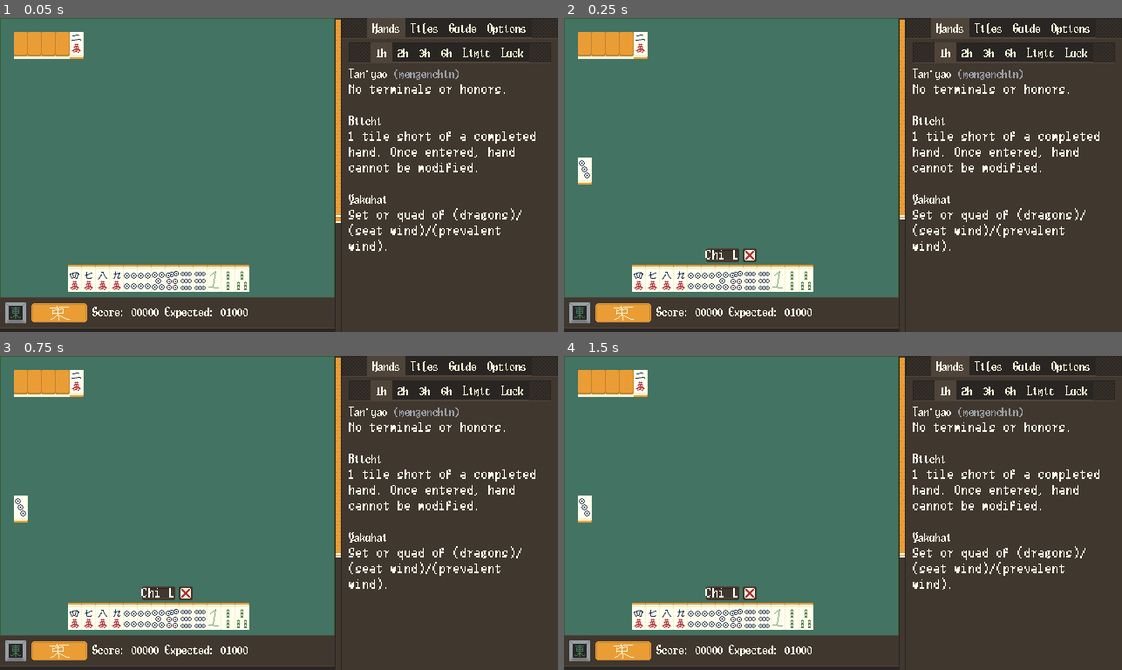
Above: before the commit, frames 1-4 (two rows, left to right).
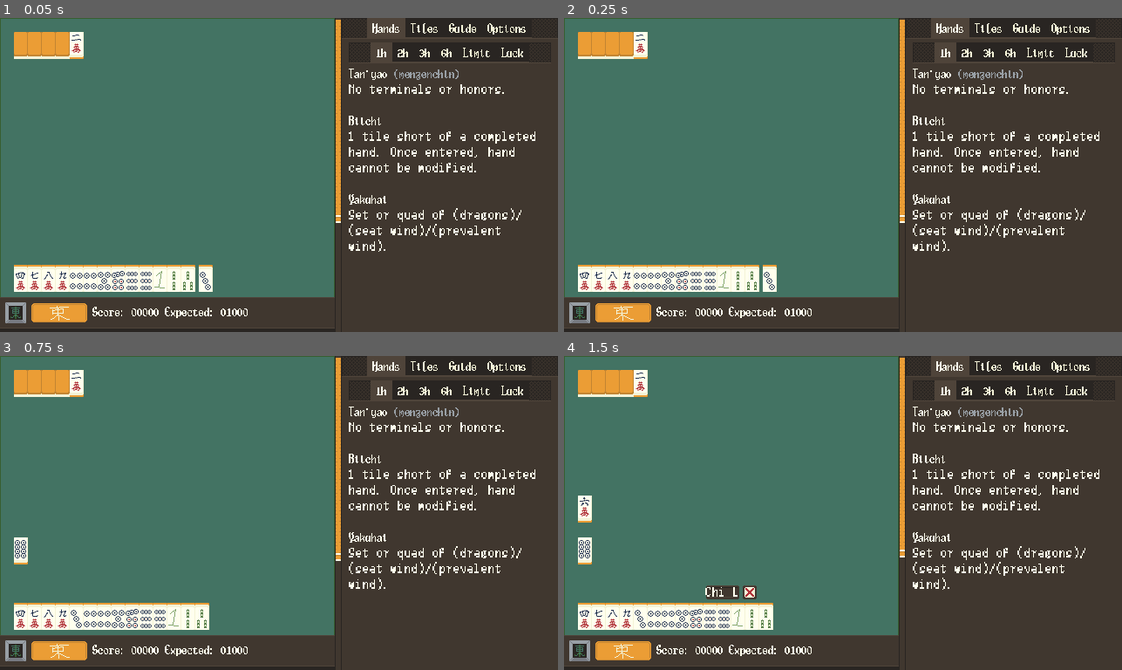
Above: after the commit, the same moments.

Repository: nanahyakuman/ultimahjong
Game: Godot game, scene res://root.tscn
The game is run twice, just before and just after one commit, with the same random seed, the same clock (stepped at 60 frames per second) and the same inputs.
Inputs (mouse positions are in pixels of both pictures, inside the frame that each line leads up to):
- Up to frame 1 (0.05 s): no input
- Up to frame 2 (0.25 s): no input
- Up to frame 3 (0.75 s): tap Enter at 0.5 s; drag from (22, 384) to (334, 443) at 0.52 s
- Up to frame 4 (1.5 s): tap Space at 1.25 s; drag from (597, 384) to (815, 575) at 1.27 s

The runs differ from the first frame. In frame 1, 2.2% of the frame differs, in the area x 2-91%, y 23-88%; in frame 2, 2.8%; in frame 3, 3.0%; in frame 4, 2.6%.

Commit message:
calls and logic rework to pivot off 'await's

Diff:
--- a/CallGraphic.gd
+++ b/CallGraphic.gd
@@ -24,9 +24,9 @@
 	# clicking
 	if event is InputEventMouseButton:
 		if event.button_index == MOUSE_BUTTON_LEFT and event.pressed:
+			mahjong_manager.call_graphic_clicked(bitmask,_tiles_involved)
 			calls.enable_calls(0, {})
 			_on_mouse_exited()
-			mahjong_manager.call_graphic_clicked(bitmask)
 
 
 # tells the hand to tell relevant tiles to highlight themselves
--- a/Grouping.gd
+++ b/Grouping.gd
@@ -7,4 +7,4 @@
 
 func _init(typ: int, ts: Array):
 	type = typ
-	tiles = ts
+	tiles = ts.duplicate()
--- a/MTile.gd
+++ b/MTile.gd
@@ -36,8 +36,11 @@
 		val = (((value + 1) - 1) % 9) + 1
 	return MTile.gen_id(suit, val)
 
-static func gen_id(s: int, v:int):
+static func gen_id(s: int, v: int):
 	return s * 100 + v * 1
 
+static func gen_order(t: MTile):
+	return gen_id(t.suit,t.value) * 10 - int(t.aka)
+
 static func tile_compare(a:MTile, b:MTile):
-	return a.get_id() < b.get_id()
+	return gen_order(a) < gen_order(b)
--- a/MahjongManager.gd
+++ b/MahjongManager.gd
@@ -21,10 +21,14 @@
 
 enum WINDS {EAST, SOUTH, WEST, NORTH}
 var prevalent_wind = -1 # incremented at start of round
-var seat_wind = -1
+var seat_wind = -3
 
 enum {STATE_ACTIONABLE, STATE_ANIMATING, STATE_CALLS}
 var state = STATE_ACTIONABLE
+#  i dont like this being global but its the easist way to make
+# this work
+var remaining_opp_discards
+
 
 func _ready():
 	await get_tree().process_frame
@@ -35,9 +39,7 @@
 	increment_winds()
 
 	init_wall()
-
 	draw_hand()
-	draw_tile()
 
 	gui_manager.update_discard([])
 	gui_manager.update_opp_discard([])
@@ -47,9 +49,10 @@
 
 	gui_manager.update_wall_count(wall.size())
 
+	start_rotation((4-seat_wind)%4)
 
 func increment_winds():
-	seat_wind += 1
+	seat_wind += 3
 	seat_wind %= 4
 	if seat_wind == 0:
 		prevalent_wind += 1
@@ -77,6 +80,8 @@
 #	hand.append(MTile.new(MTile.SUITS.SPECIAL, MTile.SPECIALS.HAKU))
 #	hand.append(MTile.new(MTile.SUITS.SPECIAL, MTile.SPECIALS.HAKU))
 #	hand.append(MTile.new(MTile.SUITS.SPECIAL, MTile.SPECIALS.HAKU))
+#	hand.append(MTile.new(MTile.SUITS.MAN, 5, false))
+#	hand.append(MTile.new(MTile.SUITS.MAN, 5, true))
 	update_hand_label()
 
 func draw_kan_dora():
@@ -89,49 +94,58 @@
 		revealed_dora_ids.append(kan_dora[i].get_dora_id())
 	TileGraphicKnower.update_dora_ids(revealed_dora_ids)
 
-func draw_tile():
-	await do_opp_discard()
-
+
+##  this is dopey but `start_rotation` calls `do_opp_discard`,
+## which recursively calls either itself or `do_tsumo` or "do_post_call_discard`
+## depending on if calls are made.
+func start_rotation(discard_override = null):
+	remaining_opp_discards = discard_override if discard_override != null else OPPONENT_DISCARDS
+	do_opp_discard()
+
+func do_tsumo():
+	state = STATE_ACTIONABLE
 	tsumo = wall.pop_back()
 	gui_manager.update_tsumo([tsumo])
 
+func do_post_call_discard():
+	state = STATE_ACTIONABLE
+
+
+#  discard 1 tile, prompt calls if appropriate, recurse/go to player
+# draw if not
+func do_opp_discard():
+	if remaining_opp_discards == 0:
+		do_tsumo()
+		return
+	remaining_opp_discards -= 1
+
+	state = STATE_ANIMATING
+	await get_tree().create_timer(.2).timeout
+
+	var disc = wall.pop_back()
+	opp_discard.append(disc)
+	gui_manager.update_opp_discard(opp_discard)
 	gui_manager.update_wall_count(wall.size())
 
-# stalls gameplay, animating in tiles and also prompting calls
-func do_opp_discard():
-	state = STATE_ANIMATING
-
-	await get_tree().create_timer(.1).timeout
-
-	for i in OPPONENT_DISCARDS:
-		var disc = wall.pop_back()
-		opp_discard.append(disc)
-		gui_manager.update_opp_discard(opp_discard)
-		gui_manager.update_wall_count(wall.size())
-
-			#  passed in and updated by `can_cpkr`. easier then
-			# retroactively searching for the tiles again (probably).
-			#  allows us to quickly highlight and lock off tiles involved
-			# in a call. note this is of `MTile,` so we still have to get the
-			# relevant tiles in hand manually
-		var tiles_involved_in_call = {}
-			#  a bitmask for what calls are legal. note chi is split into 3
-			# seperate calls depending on shape. this is kinda weird but the
-			# involved tiles are highlighted anyway so it shouldn't be that
-			# hard to udnerstand
-		var call_bitmask = can_cpkr(disc, tiles_involved_in_call)
-		if call_bitmask != 0:
-			state = STATE_CALLS
-			calls_manager.enable_calls(call_bitmask, tiles_involved_in_call)
-
-			# stall out as long as `call_graphic_clicked()` hasnt resolved.
-			# this fnctiuon is called by `CallGraphic`s.
-			while state == STATE_CALLS:
-				await get_tree().process_frame
-
-		await get_tree().create_timer(.2).timeout
-
-	state = STATE_ACTIONABLE
+	#  passed in and updated by `can_cpkr`. easier then
+	# retroactively searching for the tiles again (probably).
+	#  allows us to quickly highlight and lock off tiles involved
+	# in a call. note this is of `MTile,` so we still have to get the
+	# relevant tiles in hand manually
+	var tiles_involved_in_call = {}
+	#  a bitmask for what calls are legal. note chi is split into 3
+	# seperate calls depending on shape. this is kinda weird but the
+	# involved tiles are highlighted anyway so it shouldn't be that
+	# hard to udnerstand
+	var call_bitmask = can_cpkr(disc, tiles_involved_in_call)
+	if call_bitmask != 0:
+		#  switching state like this means that only calls are taken as
+		# input
+		state = STATE_CALLS
+		calls_manager.enable_calls(call_bitmask, tiles_involved_in_call)
+	else:
+		do_opp_discard()
+
 
 enum CALL_BITMASK {
 	NONE =		0,
@@ -225,15 +239,52 @@
 	return bitmask
 
 # called when a cpkr call is made, including passing the call
-func call_graphic_clicked(bitmask: int):
-	state = STATE_ANIMATING
+func call_graphic_clicked(bitmask: int, tiles_involved: Array):
+	if state != STATE_CALLS:
+		print("call somehow made in non-calling state. this is bad!")
+
+	var new_grouping
+	match bitmask:
+		CALL_BITMASK.NONE:
+			do_opp_discard()
+			return
+		CALL_BITMASK.TSM:
+			pass
+		CALL_BITMASK.RON:
+			pass
+		CALL_BITMASK.CHI_L:
+			new_grouping = Grouping.new(Grouping.RUN, tiles_involved)
+		CALL_BITMASK.CHI_M:
+			new_grouping = Grouping.new(Grouping.RUN, tiles_involved)
+		CALL_BITMASK.CHI_R:
+			new_grouping = Grouping.new(Grouping.RUN, tiles_involved)
+		CALL_BITMASK.PON:
+			new_grouping = Grouping.new(Grouping.SET, tiles_involved)
+		CALL_BITMASK.KAN:
+			new_grouping = Grouping.new(Grouping.SET, tiles_involved)
+
+	if new_grouping is Grouping:
+		for t in new_grouping.tiles:
+			for th in hand:
+				if th.get_id() == t.get_id():
+					hand.erase(th)
+					break
+
+		new_grouping.tiles.append(opp_discard.pop_back())
+		new_grouping.tiles.sort_custom(Callable(MTile, "tile_compare"))
+		called_hand = [new_grouping] + called_hand
+		gui_manager.update_opp_discard(opp_discard)
+		gui_manager.update_hand(hand)
+		gui_manager.update_made_calls(called_hand)
+
+	do_post_call_discard()
 
 # right click to close call menu
 func _input(event):
 	if state == STATE_CALLS:
 		if event is InputEventMouseButton:
 			if event.button_index == MOUSE_BUTTON_RIGHT and event.pressed:
-				call_graphic_clicked(CALL_BITMASK.NONE)
+				call_graphic_clicked(CALL_BITMASK.NONE, [])
 				calls_manager.enable_calls(0, {})
 
 #	if event is InputEventMouseButton:
@@ -254,18 +305,20 @@
 	else:
 		draw_and_discard(hand[i])
 
+#  if there is a tsumo, we must be drawing.
+# if not, we must just be discarding afer a call
 func draw_and_discard(discardee: MTile):
-	hand.append(tsumo)
+	if tsumo:
+		hand.append(tsumo)
+		tsumo = null
 	hand.erase(discardee)
-	#TileGraphicKnower.highlight_matching_tiles(discardee.get_id(), false)
+	discard.append(discardee)
 	update_hand_label()
-	discard.append(discardee)
 	gui_manager.update_discard(discard)
 	gui_manager.update_tsumo([])
 
 	TileGraphicKnower.highlight_matching_tiles(discardee, false)
-	draw_tile()
-	#TileGraphicKnower.highlight_matching_tiles(discardee, false)
+	start_rotation()
 
 func update_hand_label():
 	hand.sort_custom(Callable(MTile, "tile_compare"))
--- a/global/TileGraphicKnower.gd
+++ b/global/TileGraphicKnower.gd
@@ -9,8 +9,8 @@
 	var id = tile.get_id()
 	emit_signal("highlight", id, val, false)
 
-	for i in tile.get_adj_ids():
-		emit_signal("highlight", i, val, true)
+#	for i in tile.get_adj_ids():
+#		emit_signal("highlight", i, val, true)
 
 func update_dora_ids(ids: Array):
 	dora_ids = ids
--- a/project.godot
+++ b/project.godot
@@ -24,9 +24,9 @@
 
 window/size/viewport_width=640
 window/size/viewport_height=360
-window/size/mode=4
-window/dpi/allow_hidpi=false
+window/size/mode=3
 window/stretch/mode="viewport"
+window/stretch/aspect="expand"
 
 [input]
 
--- a/root.tscn
+++ b/root.tscn
@@ -41,6 +41,7 @@
 @onready var graphic_tile_counter = $\"../../GraphicTileCounter\"
 @onready var prev_wind = $All/TextureRect/HBoxContainer/RoundWind/Sprite2D
 @onready var seat_wind = $All/TextureRect/HBoxContainer/SittingWind/Sprite2D
+@onready var made_calls = $All/SideSpacers/Tiles/HBoxContainer/MadeCalls
 
 func _ready():
 	pass
@@ -61,6 +62,13 @@
 
 func update_kan_dora(tiles: Array, covered: int):
 	_update_node(kan_pile, tiles, true, TileGraphic.SIDE_BOT, covered)
+
+func update_made_calls(groupings: Array):
+	var tiles = []
+	for g in groupings:
+		for t in g.tiles:
+			tiles.append(t)
+	_update_node(made_calls, tiles)
 
 func _update_node(node: Node, tiles: Array, in_hand: bool = false, visible_side: int = TileGraphic.SIDE_BOT, reverse_count: int = -1):
 	var existing_count = node.get_child_count()
@@ -223,7 +231,6 @@
 [node name="HBoxContainer" type="HBoxContainer" parent="HBoxContainer/GameRoot/GUIManager/All/SideSpacers/Tiles"]
 layout_mode = 2
 theme_override_constants/separation = 4
-alignment = 1
 
 [node name="Hand" type="HBoxContainer" parent="HBoxContainer/GameRoot/GUIManager/All/SideSpacers/Tiles/HBoxContainer"]
 custom_minimum_size = Vector2(0, 32)
@@ -233,6 +240,12 @@
 [node name="Tsumo" type="HBoxContainer" parent="HBoxContainer/GameRoot/GUIManager/All/SideSpacers/Tiles/HBoxContainer"]
 custom_minimum_size = Vector2(16, 32)
 layout_mode = 2
+
+[node name="MadeCalls" type="HBoxContainer" parent="HBoxContainer/GameRoot/GUIManager/All/SideSpacers/Tiles/HBoxContainer"]
+custom_minimum_size = Vector2(16, 32)
+layout_mode = 2
+size_flags_horizontal = 3
+alignment = 2
 
 [node name="Spacer2" type="Control" parent="HBoxContainer/GameRoot/GUIManager/All/SideSpacers"]
 custom_minimum_size = Vector2(16, 16)
@@ -287,12 +300,14 @@
 fit_content = true
 
 [node name="Calls" type="HBoxContainer" parent="HBoxContainer/GameRoot/GUIManager"]
-layout_mode = 2
-offset_top = 264.0
+layout_mode = 1
+anchors_preset = 2
+anchor_top = 1.0
+anchor_bottom = 1.0
+offset_top = -97.0
 offset_right = 384.0
-offset_bottom = 280.0
-grow_horizontal = 2
-grow_vertical = 2
+offset_bottom = -81.0
+grow_vertical = 0
 theme_override_constants/separation = 4
 alignment = 1
 script = ExtResource("11_oemle")
--- a/yaku/YakuChecker.gd
+++ b/yaku/YakuChecker.gd
@@ -26,16 +26,16 @@
 
 	var han = 0
 
-	# remove parts of hand that are already open
+	# remove parts of hand that are already open. phased out
 	var remaining_hand = hand.duplicate()
-	var open_groupings_copy = already_opened_groupings.duplicate()
-
-	for grouping in already_opened_groupings:
-		for g_tile in grouping.tiles:
-			for h_tile in remaining_hand:
-				if g_tile.get_id() == h_tile.get_id():
-					remaining_hand.erase(h_tile)
-					break
+#	var open_groupings_copy = already_opened_groupings.duplicate()
+#
+#	for grouping in already_opened_groupings:
+#		for g_tile in grouping.tiles:
+#			for h_tile in remaining_hand:
+#				if g_tile.get_id() == h_tile.get_id():
+#					remaining_hand.erase(h_tile)
+#					break
 
 	#  get the maximal groups left in the hand and rejoin the
 	# open part of the hand
Binary file changed: text/font/Body2.png
Not shown, changed: todo.txt
